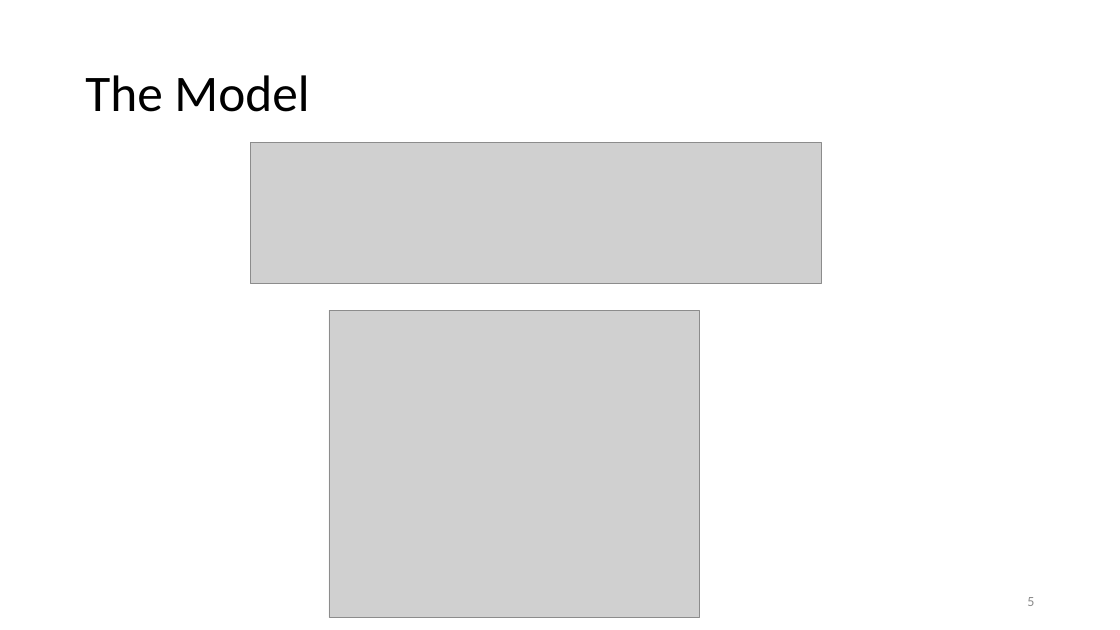
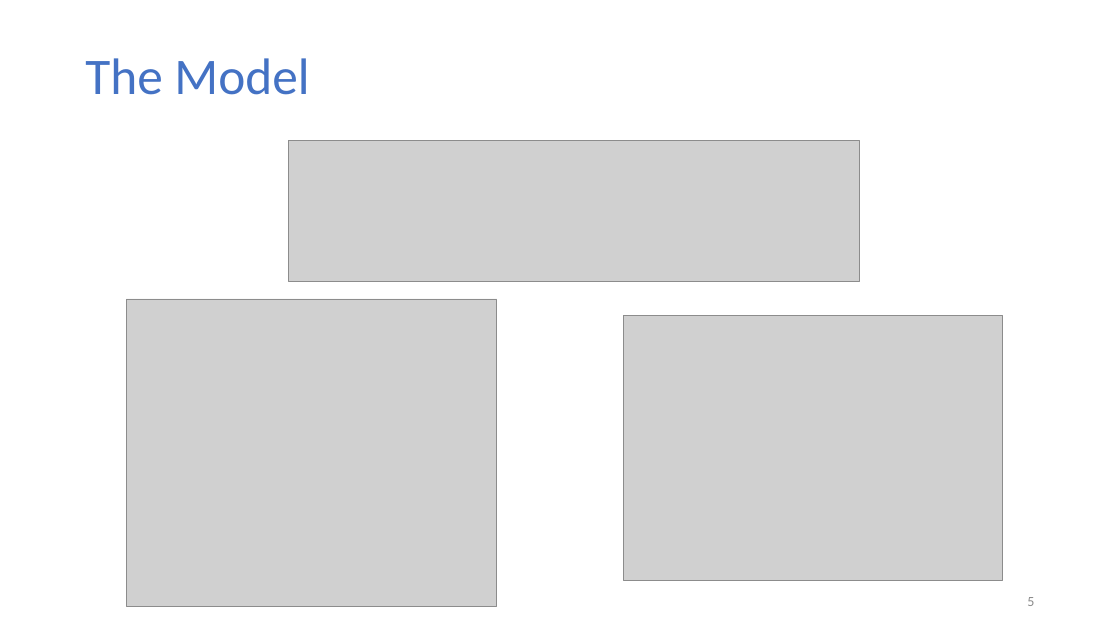
Before and after one commit to GitHub-ccd/emoJ, a slide deck: slide 5 of ppt/MOD_5.pptx. Drawn at 1120x630 pixels with LibreOffice and Linux fonts; fonts in the diff are those of the drawing; grey boxes stand for pictures; background and template pictures are left out. Boxes give left, top, right and bottom in pixels: in the first picture for what was removed or moved away, otherwise in the second. Text is boxed around its words. In the diff, an @@ line names an element or a change of style, - is before the commit and + after.

```diff
--- a/ppt/MOD_5.pptx
+++ b/ppt/MOD_5.pptx
@@ title "The Model" at bbox=[85, 58, 309, 95]: text colour #000000 to #4472C4 @@
@@ picture: place and size @@
-picture at bbox=[250, 143, 821, 284]
+picture at bbox=[289, 140, 860, 281]
@@ picture: place and size @@
-picture at bbox=[329, 310, 700, 618]
+picture at bbox=[127, 299, 497, 607]
@@ picture added at bbox=[623, 315, 1002, 581] @@
```
Also in this commit, not shown: 6 other slides changed, 1 slide added, 1 slide removed, 2 other files.
